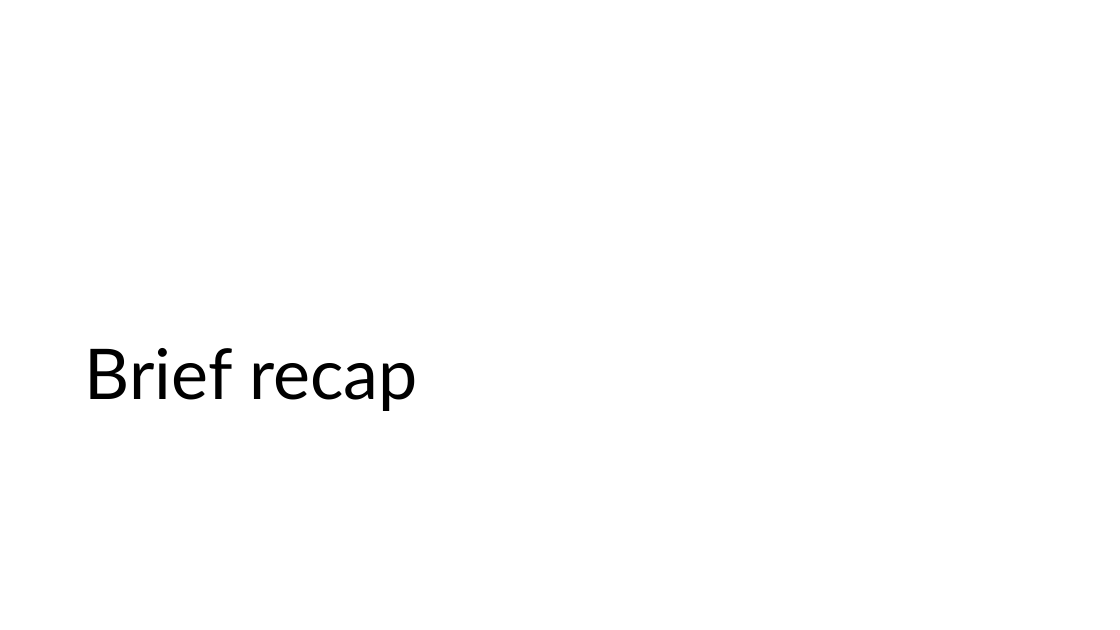
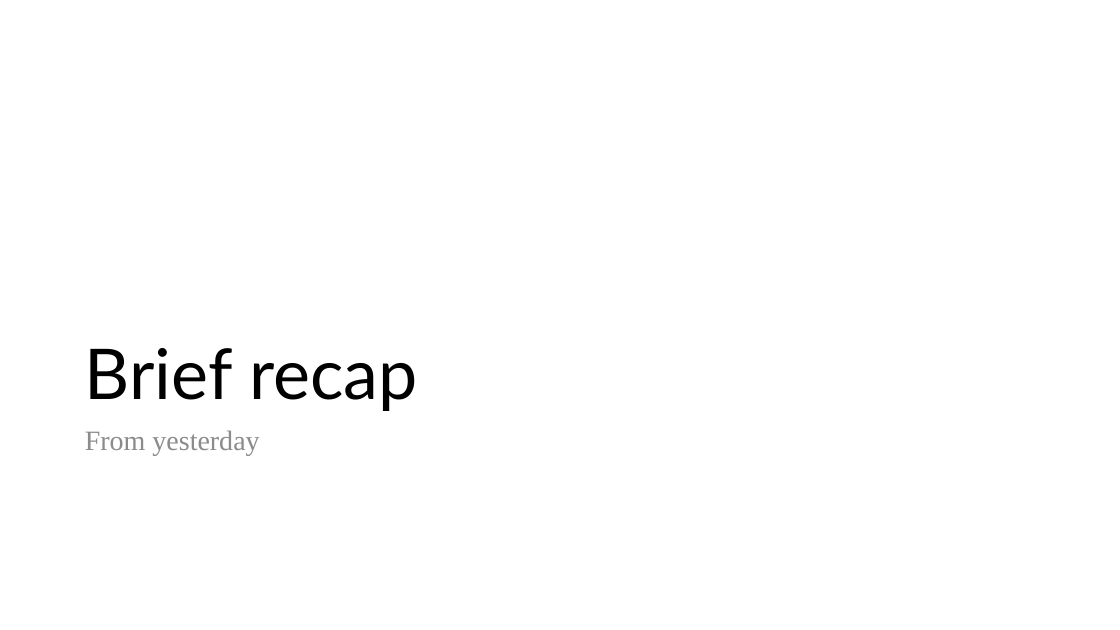
Before and after one commit to simenkva/esqc_math, a slide deck: slide 3 of lectures/ESQC Math 2026 Lecture 2.pptx. Drawn at 1120x630 pixels with LibreOffice and Linux fonts; fonts in the diff are those of the drawing. Boxes give left, top, right and bottom in pixels: in the first picture for what was removed or moved away, otherwise in the second. Text is boxed around its words. In the diff, an @@ line names an element or a change of style, - is before the commit and + after.

```diff
--- a/lectures/ESQC Math 2026 Lecture 2.pptx
+++ b/lectures/ESQC Math 2026 Lecture 2.pptx
@@ text added at (x1=85, y1=430, x2=259, y2=455), 24 pt, text #8C8C8C @@
+From yesterday
```
Also in this commit, not shown: 1 other slide changed, 14 other files.
